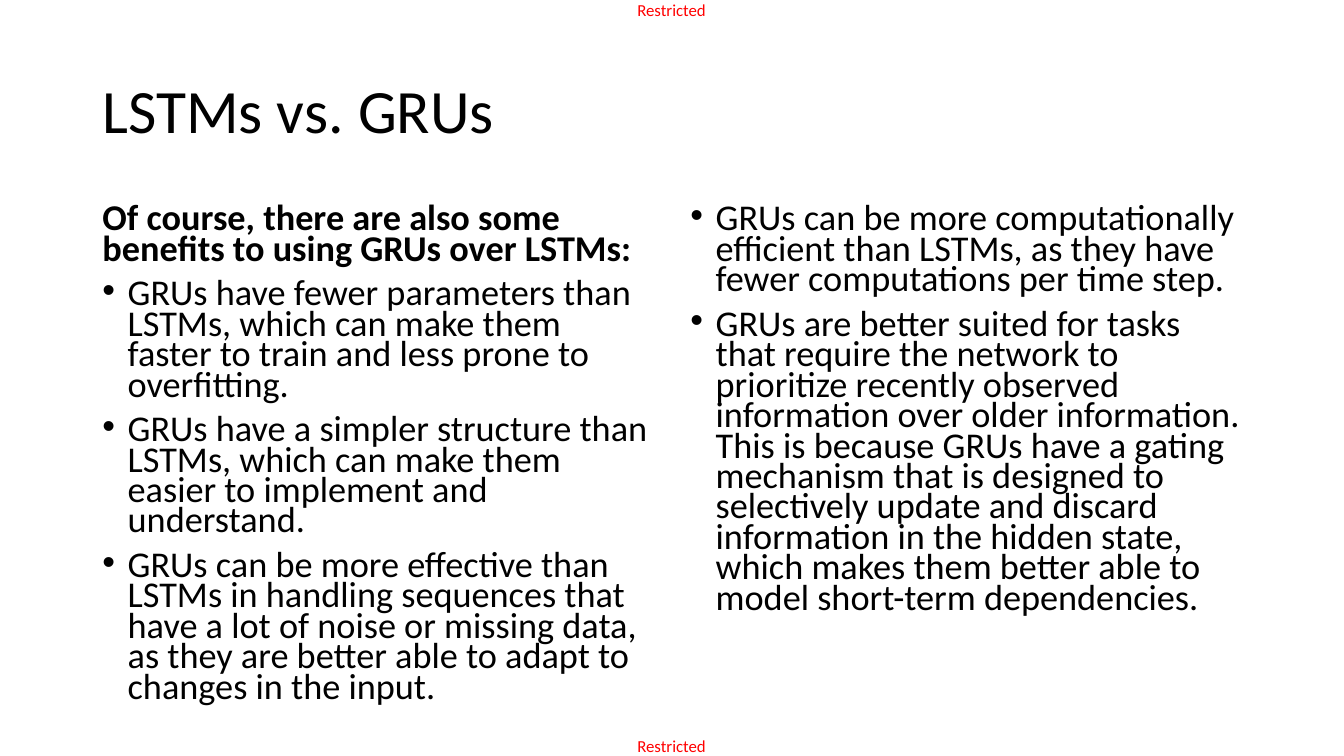
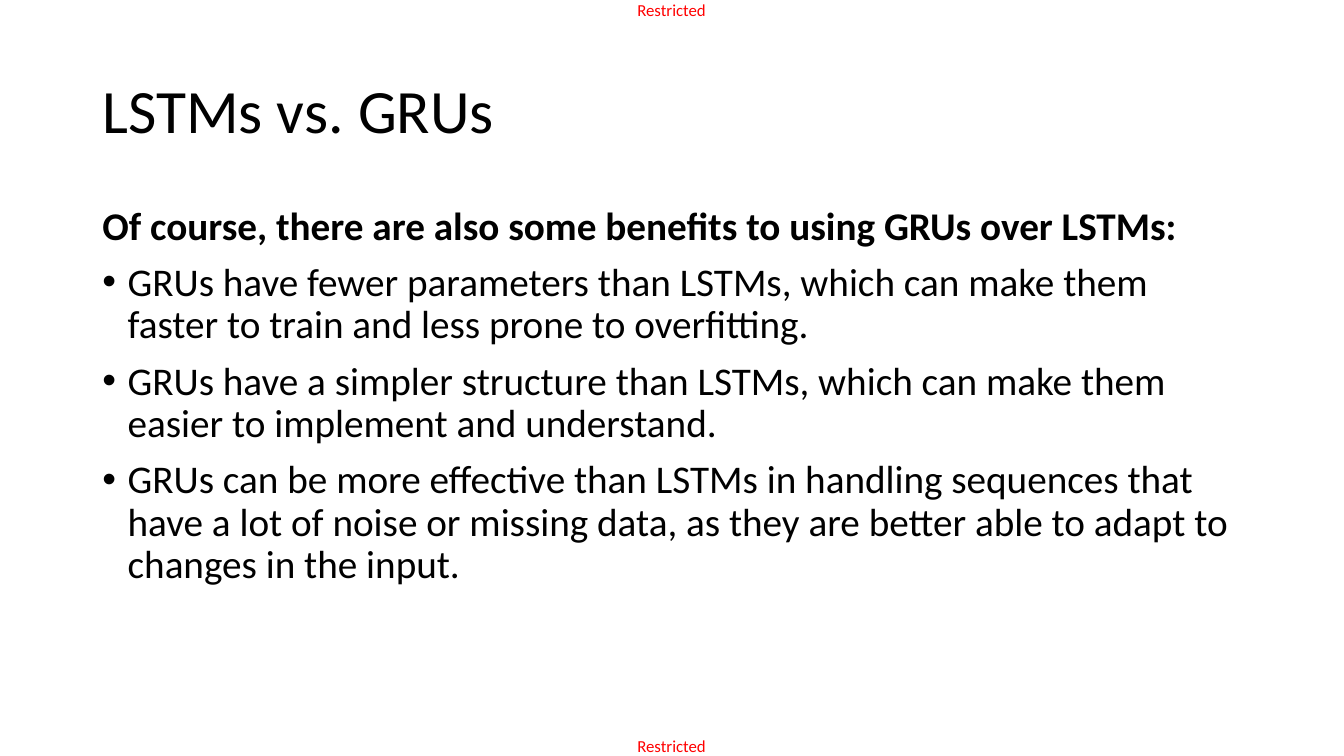
Before and after one commit to matthieudemari/SUTD_DL_50_039, a slide deck: slide 45 of W6/2. W6S2 final/W6S2.pptx (slide 47 before the commit). Drawn at 1344x756 pixels with LibreOffice and Linux fonts; fonts in the diff are those of the drawing. Boxes give left, top, right and bottom in pixels: in the first picture for what was removed or moved away, otherwise in the second. Text is boxed around its words. In the diff, an @@ line names an element or a change of style, - is before the commit and + after.

Commit message:
Correcting some typos here and there.

```diff
--- a/W6/2. W6S2 final/W6S2.pptx
+++ b/W6/2. W6S2 final/W6S2.pptx
@@ text "Of course, there are also ..." at (x1=102, y1=212, x2=1227, y2=585): size 25.9 to 28 pt; line spacing 0.7 to 0.9 @@
@@ text removed at (x1=716, y1=204, x2=1240, y2=616) @@
-• GRUs can be more computationally efficient than LSTMs, as they have fewer computations per time step.
-• GRUs are better suited for tasks that require the network to prioritize recently observed information over older information. This is because GRUs have a gating mechanism that is designed to selectively update and discard information in the hidden state, which makes them better able to model short-term dependencies.
```
Also in this commit, not shown: 15 other slides changed, 5 slides added, 7 slides removed, 11 other files.
